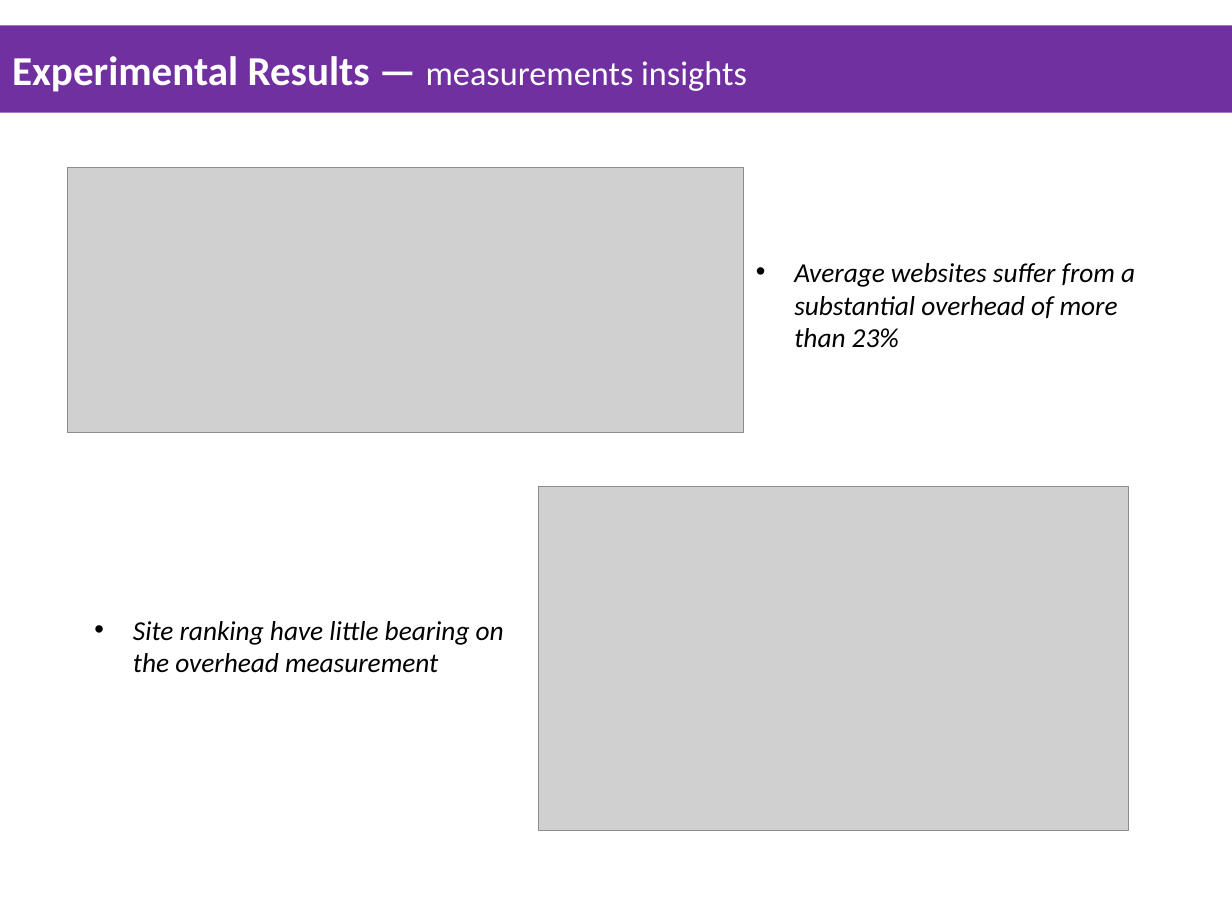
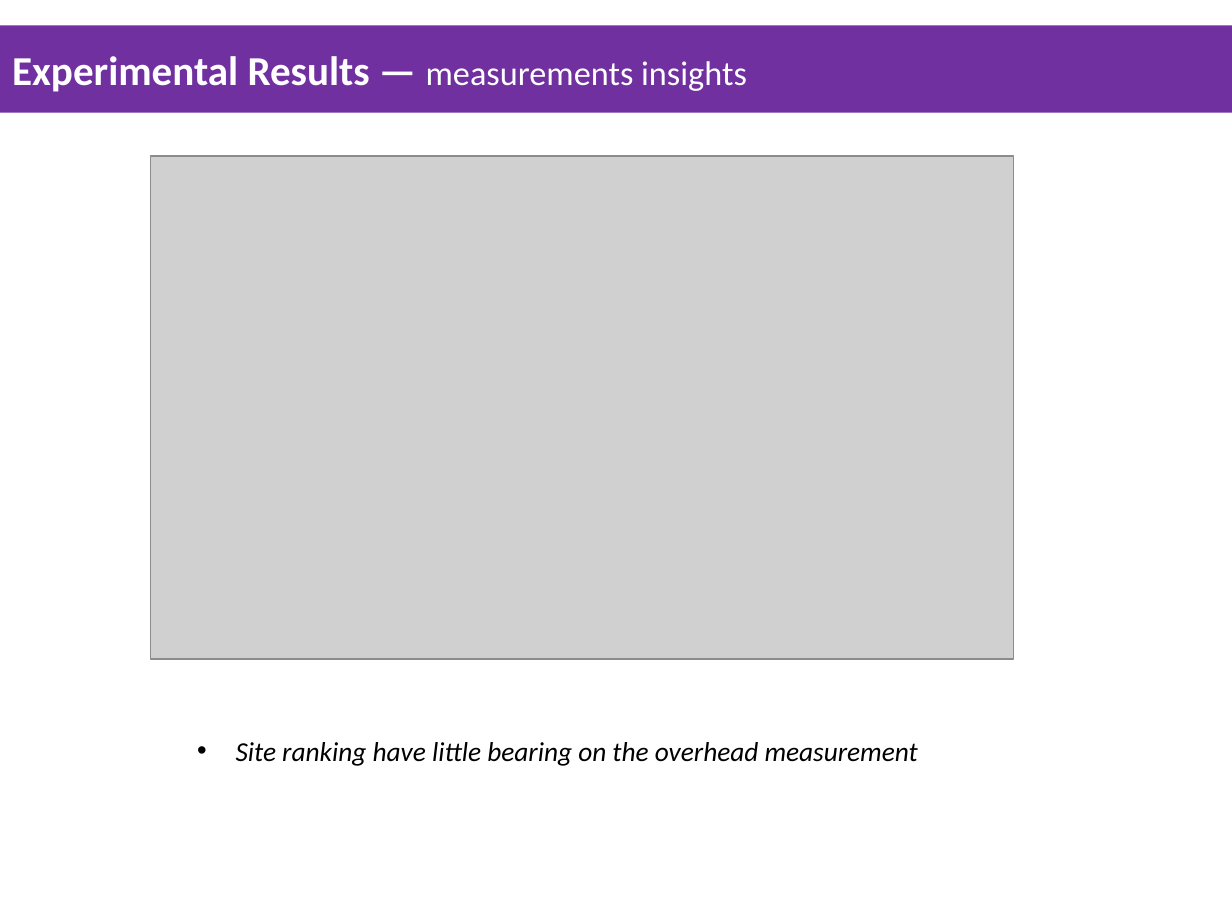
Before and after one commit to saxon17/Presentation, a slide deck: slide 14 of Mingwei_Wireless Network.ppt. Drawn at 1232x924 pixels with LibreOffice and Linux fonts; fonts in the diff are those of the drawing; grey boxes stand for pictures. Boxes give left, top, right and bottom in pixels: in the first picture for what was removed or moved away, otherwise in the second. Text is boxed around its words. In the diff, an @@ line names an element or a change of style, - is before the commit and + after.

Commit message:
Update

```diff
--- a/Mingwei_Wireless Network.ppt
+++ b/Mingwei_Wireless Network.ppt
@@ picture: place and size @@
-picture at [68,168,744,434]
+picture at [150,156,1014,659]
@@ text removed at [794,263,1135,348] @@
-• Average websites suffer from a substantial overhead of more than 23%
@@ picture removed at [538,487,1129,830] @@
@@ text "Site ranking have little bearing ..." rewrapped from [133,621,504,673] to [236,742,918,766] @@
```
Also in this commit, not shown: 1 other slide changed.
